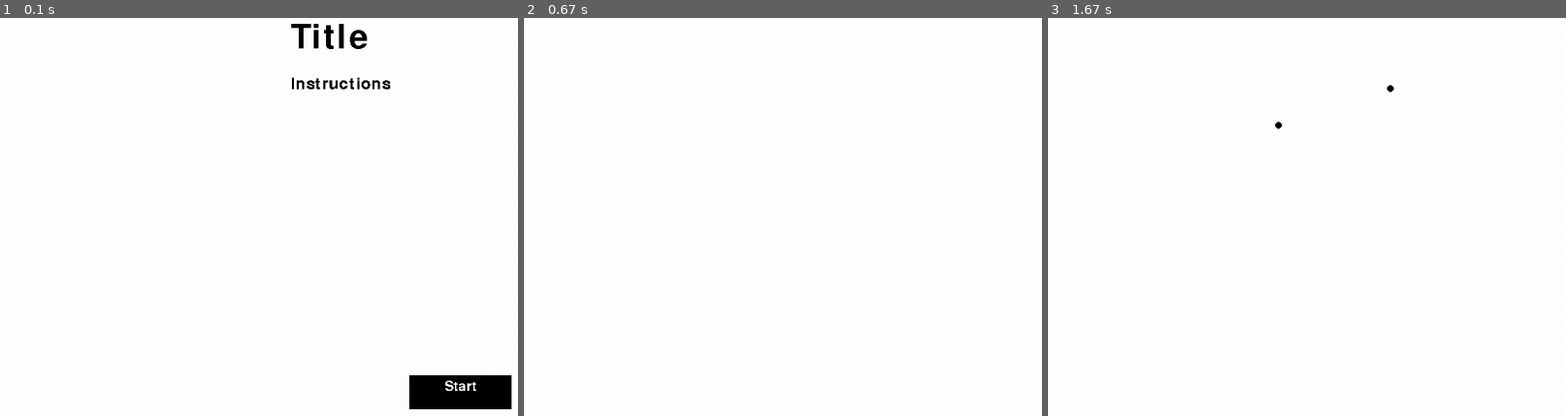
Above: before the commit, frames 1-3 (left to right).
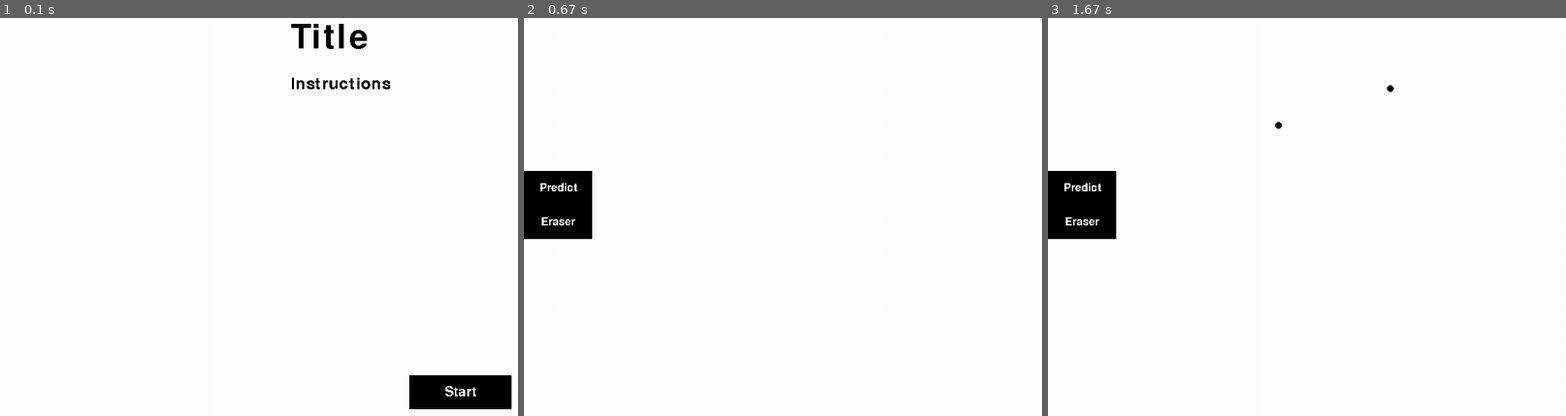
Above: after the commit, the same moments.

Repository: ja-ri/capstone
Game: pygame game, started from capstone.py
Two runs of this game, one before a commit and one after it. Both use one fixed random seed, a clock stepped at 60 frames per second and the inputs below.
Inputs (mouse positions are in pixels of both pictures, inside the frame that each line leads up to):
- Up to frame 1 (0.1 s): no input
- Up to frame 2 (0.67 s): click (969, 408) at 0.38 s
- Up to frame 3 (1.67 s): press the mouse at (1503, 53) at 0.7 s; move the mouse to (1389, 89) at 0.8 s; release the mouse at (1275, 125) at 0.93 s

The runs differ from the first frame. In frame 1, 0.1% of the frame differs, in the area x 85-92%, y 90-96%; in frame 2, 2.2%, in the area x 0-14%, y 38-56%; in frame 3, 2.2%.

Commit message:
eraser added (not working yet)

Diff:
--- a/capstone.py
+++ b/capstone.py
@@ -9,9 +9,20 @@
         if btn_rect.collidepoint(event.pos):
             game_state = "draw_game"
 
-def drawCircle( screen, x, y ):
+def drawCircleB( screen, x, y ):
     pygame.draw.circle( screen, 'Black', ( x, y ), 5 )
 
+def drawCircleW( screen, x, y ):
+    pygame.draw.circle( screen, 'White', ( x, y ), 10 )
+
+def drawCircleBl( screen, x, y ):
+    pygame.draw.circle( screen, 'Blue', ( x, y ), 5 )
+
+def drawCircleR( screen, x, y ):
+    pygame.draw.circle( screen, 'Red', ( x, y ), 5 )
+
+def drawCircleG( screen, x, y ):
+    pygame.draw.circle( screen, 'Green', ( x, y ), 5 )
 
 def draw_start_menu():
     global background_color, btn_rect
@@ -23,8 +34,7 @@
     instructions = font2.render('Instructions', False, 'Black')
     btn_surface = pygame.Surface((150, 50))
     btn_text = font3.render('Start', False, 'White')
-    text_rect = btn_text.get_rect(
-        center=(btn_surface.get_width()/2, btn_surface.get_height()/3))
+    text_rect = btn_text.get_rect(center=(btn_surface.get_width()/2, btn_surface.get_height()/2))
     screen.blit(title, (screen_width/3, 80))
     screen.blit(instructions, (screen_width/3, 160))
     btn_surface.blit(btn_text, text_rect)
@@ -33,8 +43,21 @@
 
 
 def draw_game():
-    global background_color
+    global background_color, predict_rect, eraser_rect
     screen.fill((background_color))
+    font4 = pygame.font.Font("freesansbold.ttf", 16)
+    predict_surface = pygame.Surface((100, 50))
+    predict_text = font4.render('Predict', False, 'White')
+    text1_rect = predict_text.get_rect(center=(predict_surface.get_width()/2, predict_surface.get_height()/2))
+    predict_surface.blit(predict_text, text1_rect)
+    screen.blit(predict_surface, (predict_rect.x, predict_rect.y))
+    eraser_surface = pygame.Surface((100, 50))
+    eraser_text = font4.render('Eraser', False, 'White')
+    text2_rect = eraser_text.get_rect(center=(eraser_surface.get_width()/2, eraser_surface.get_height()/2))
+    eraser_surface.blit(eraser_text, text2_rect)
+    screen.blit(eraser_surface, (eraser_rect.x, eraser_rect.y))
+
+
     while True:
         for event in pygame.event.get():
             if event.type == pygame.MOUSEBUTTONDOWN:
@@ -43,7 +66,7 @@
                 isPressed = False
             elif event.type == pygame.MOUSEMOTION and isPressed == True:
                 ( x, y ) = pygame.mouse.get_pos()
-                drawCircle( screen, x, y )
+                drawCircleB( screen, x, y )
             elif event.type == pygame.QUIT:
                 pygame.quit()
                 sys.exit()
@@ -58,6 +81,8 @@
 pygame.display.set_caption('Capstone Project')
 background_color = pygame.Color('White')
 btn_rect = pygame.Rect(600, 600, 100, 100)
+predict_rect = pygame.Rect(0, 300, 100, 100)
+eraser_rect = pygame.Rect(0, 350, 100, 100)
 game_state = "start_menu"
 
 
